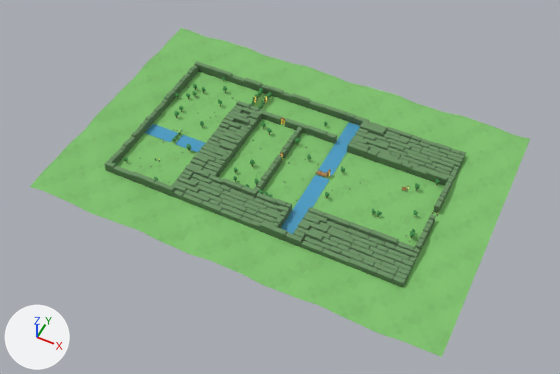
The glTF model public/world/valley.glb as it was, and as the next commit left it.
Before and after are seen from a 50 mm lens placed at (74.7, -109.4, 108.0), pointed at (30.8, -21.5, -1.8). Lighting does not change. The marker at lower left points along +X, +Y and +Z. The picture after the commit comes second. Vertices at exactly the same position are counted once.

Names of what the first picture shows: 'ground', 'trees', 'walls', 'water' and 2 more.
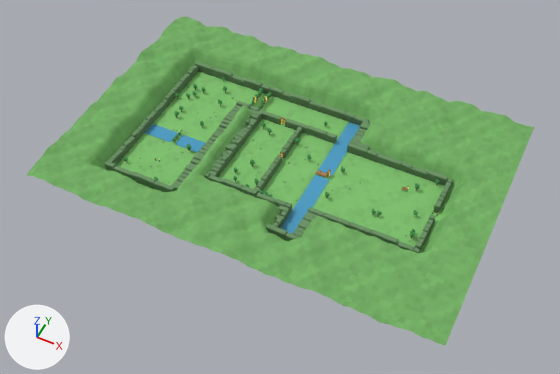
Boxes [x1, y1, x2, y2] around the edits, measured in the pictures (560 x 374 px; the box of a moved part takes in the faces that stretch with it):
'ground', reshaped
    before: [30, 28, 530, 357]
    after: [26, 16, 535, 346]
part 1 of me_ground, moved or reshaped
    before: [30, 28, 530, 357]
    after: [26, 16, 535, 346]
part 2 of me_ground, recoloured
    before: [34, 28, 530, 357]
    after: [29, 16, 535, 346]
part 3 of me_walls, deleted
    before: [173, 112, 466, 287]
part 4 of me_walls, built on
    before: [173, 177, 418, 259]
part 5 of me_walls, built on
    before: [364, 128, 455, 181]

The change, as a diff of the scene's bpy script:
```diff
--- a/public/world/valley.glb.py
+++ b/public/world/valley.glb.py
@@ me_ground @@
 # used by ob_ground; location = (0.0, 0.0, 0.0)
-me_ground.from_pydata(...)  # 17549 vertices, 34560 faces; spans x -10.0..70.0, y -44.0..10.0, z -0.5..0.9
+me_ground.from_pydata(...)  # 17549 vertices, 34560 faces; spans x -10.0..70.0, y -44.0..10.0, z -0.5..4.6
+# me_ground part 1: 11397 of 17549 vertices moved; they spanned x -10.0..70.0, y -44.0..10.0, z -0.4..0.9 and now span x -10.0..70.0, y -44.0..10.0, z 0.1..4.6; mean shift (0.0, 0.0, 3.1); largest move (60.0, -36.5, 0.3) -> (60.0, -36.5, 4.2)
+# me_ground part 2: 9016 faces centred in x -9.8..69.8, y -43.8..9.8, z -0.4..0.9 are repainted in the vertex colours; the middle colour goes from white #f9f9f9 to light grey #e0e0e0
 me_ground.materials.append(mat_ground)
@@ me_walls @@
 # used by ob_walls; location = (0.0, 0.0, 0.0)
-me_walls.from_pydata(...)  # 41216 vertices, 79488 faces; spans x 0.0..60.0, y -34.0..0.0, z 0.0..1.8
+me_walls.from_pydata(...)  # 28560 vertices, 55080 faces; spans x 0.0..60.0, y -34.0..0.0, z 0.0..1.8
+# me_walls part 3: 181 loose pieces with 10136 vertices, spanning x 15.1..60.0, y -34.0..0.0, z 0.0..1.3, are deleted
+# me_walls part 4: 90 vertices moved within x 15.0..60.0, y -34.0..-27.0, z 0.0..0.1; 1792 vertices removed from x 15.0..60.0, y -34.0..-27.0, z 0.0..1.2
+# me_walls part 5: 36 vertices moved within x 40.0..60.0, y -8.0..0.0, z 0.0..0.1; 616 vertices removed from x 40.0..60.0, y -8.0..0.0, z 0.0..1.2
+# other edits to the shape of me_walls do not show in these pictures
 me_walls.materials.append(mat_wall)
```
